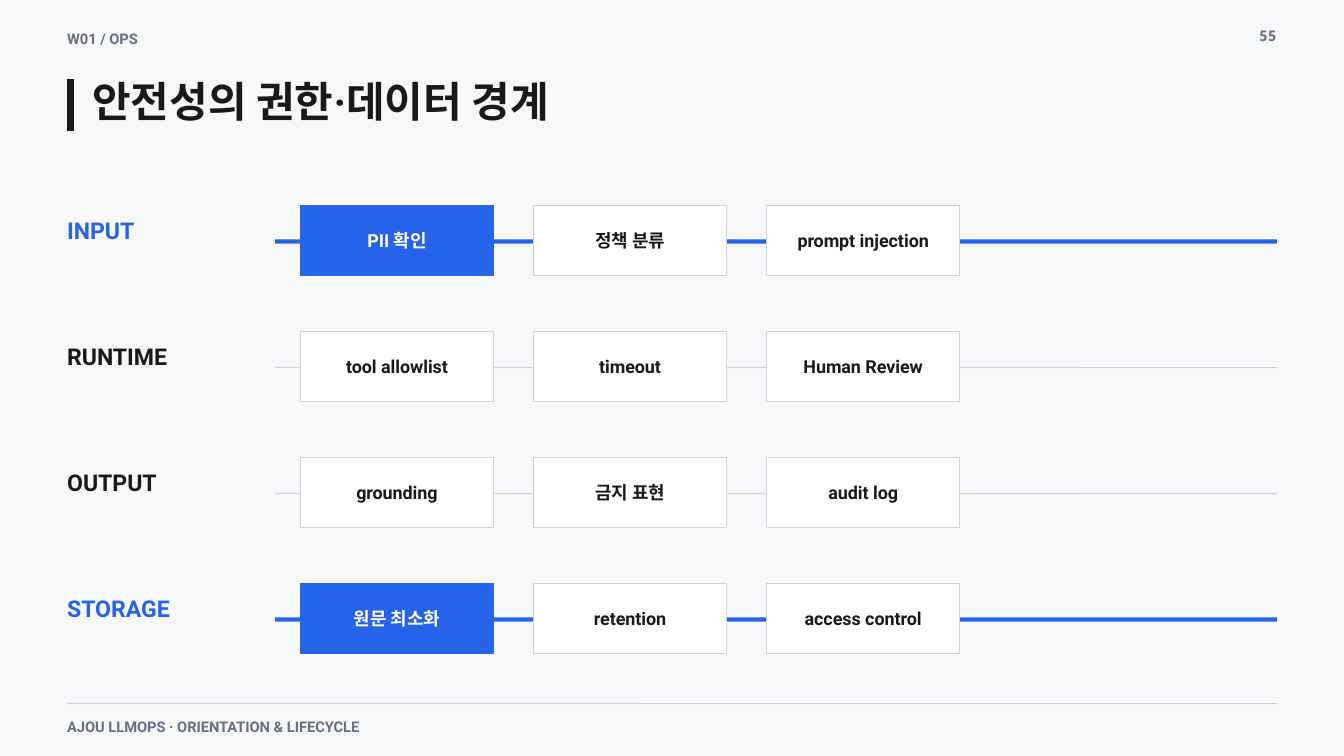
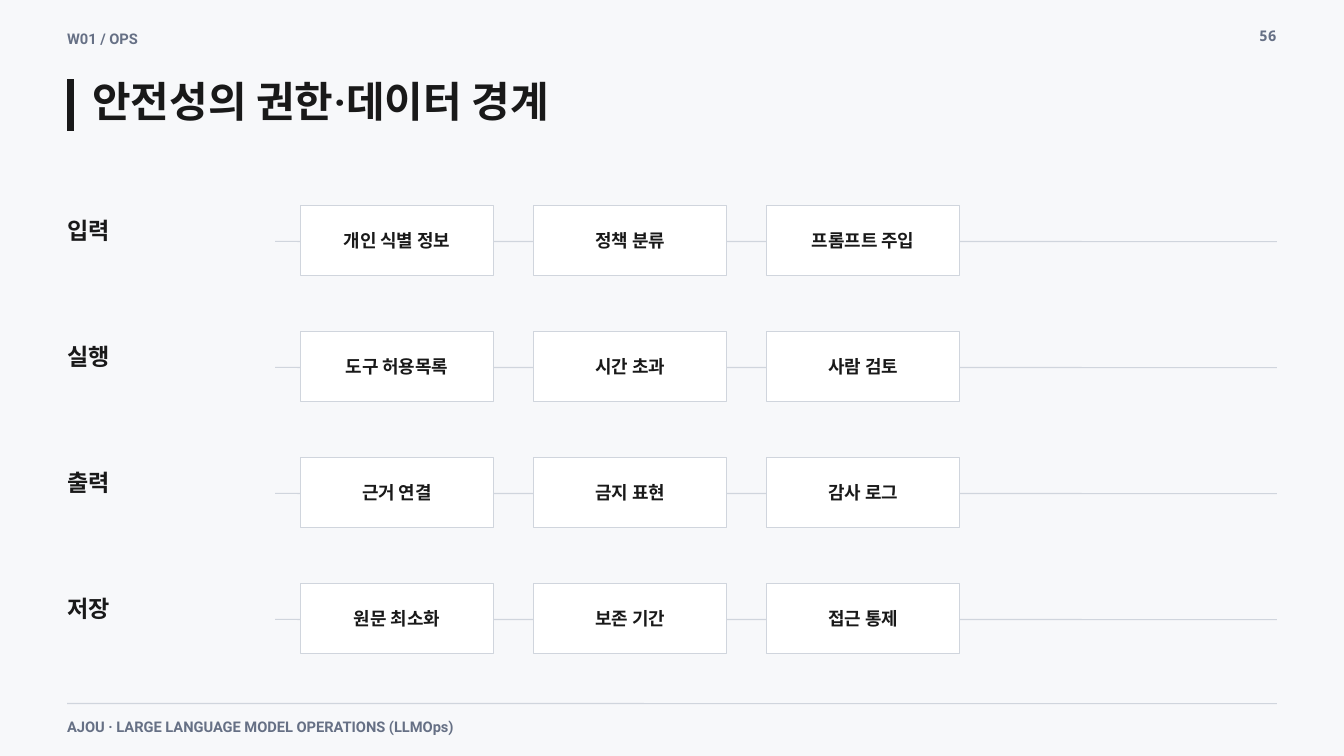
Before and after one commit to smilesjcha/llmops-16week, a slide deck: slide 56 of week01/lecture/01_week1_llmops_kickoff.pptx (slide 55 before the commit). Drawn at 1344x756 pixels with LibreOffice and Linux fonts; fonts in the diff are those of the drawing. Boxes give left, top, right and bottom in pixels: in the first picture for what was removed or moved away, otherwise in the second. Text is boxed around its words. In the diff, an @@ line names an element or a change of style, - is before the commit and + after.

```diff
--- a/week01/lecture/01_week1_llmops_kickoff.pptx
+++ b/week01/lecture/01_week1_llmops_kickoff.pptx
@@ text at <box>1259,30,1277,41</box>: text changed @@
-55
+56
@@ rectangle at <box>300,206,494,275</box>: fill #2563EB to #FFFFFF; outline #2563EB 0.75 pt to #D0D5DD 0.75 pt @@
@@ text at <box>67,219,109,241</box>: text changed; text colour #2563EB to #191919 @@
-INPUT
+입력
@@ text at <box>344,232,450,249</box>: text changed; text colour #FFFFFF to #191919 @@
-PII 확인
+개인 식별 정보
@@ text at <box>812,232,915,249</box>: text changed @@
-prompt injection
+프롬프트 주입
@@ line (275, 242) - (1277, 242): stroke #2563EB 3 pt to #D0D5DD 0.75 pt @@
@@ text at <box>67,345,109,367</box>: text changed @@
-RUNTIME
+실행
@@ text at <box>346,358,449,375</box>: text changed @@
-tool allowlist
+도구 허용목록
@@ text at <box>595,358,665,375</box>: text changed @@
-timeout
+시간 초과
@@ text at <box>828,358,898,375</box>: text changed @@
-Human Review
+사람 검토
@@ text at <box>67,471,109,493</box>: text changed @@
-OUTPUT
+출력
@@ text at <box>362,484,432,501</box>: text changed @@
-grounding
+근거 연결
@@ text at <box>828,484,898,501</box>: text changed @@
-audit log
+감사 로그
@@ text at <box>67,597,109,619</box>: text changed; text colour #2563EB to #191919 @@
-STORAGE
+저장
@@ rectangle at <box>300,584,494,653</box>: fill #2563EB to #FFFFFF; outline #2563EB 0.75 pt to #D0D5DD 0.75 pt @@
@@ text "원문 최소화" at <box>354,610,440,627</box>: text colour #FFFFFF to #191919 @@
@@ line (275, 620) - (1277, 620): stroke #2563EB 3 pt to #D0D5DD 0.75 pt @@
@@ text at <box>595,610,665,627</box>: text changed @@
-retention
+보존 기간
@@ text at <box>828,610,898,627</box>: text changed @@
-access control
+접근 통제
@@ text at <box>67,721,454,735</box>: text changed @@
-AJOU LLMOPS · ORIENTATION & LIFECYCLE
+AJOU · LARGE LANGUAGE MODEL OPERATIONS (LLMOps)
```
Also in this commit, not shown: 60 other slides changed, 19 slides added, 18 slides removed, 22 other files.
